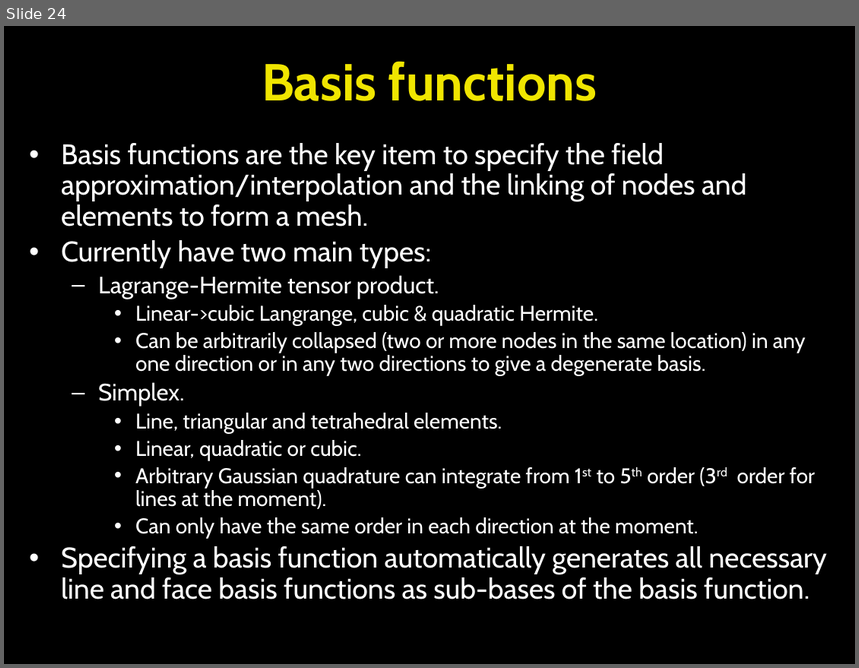
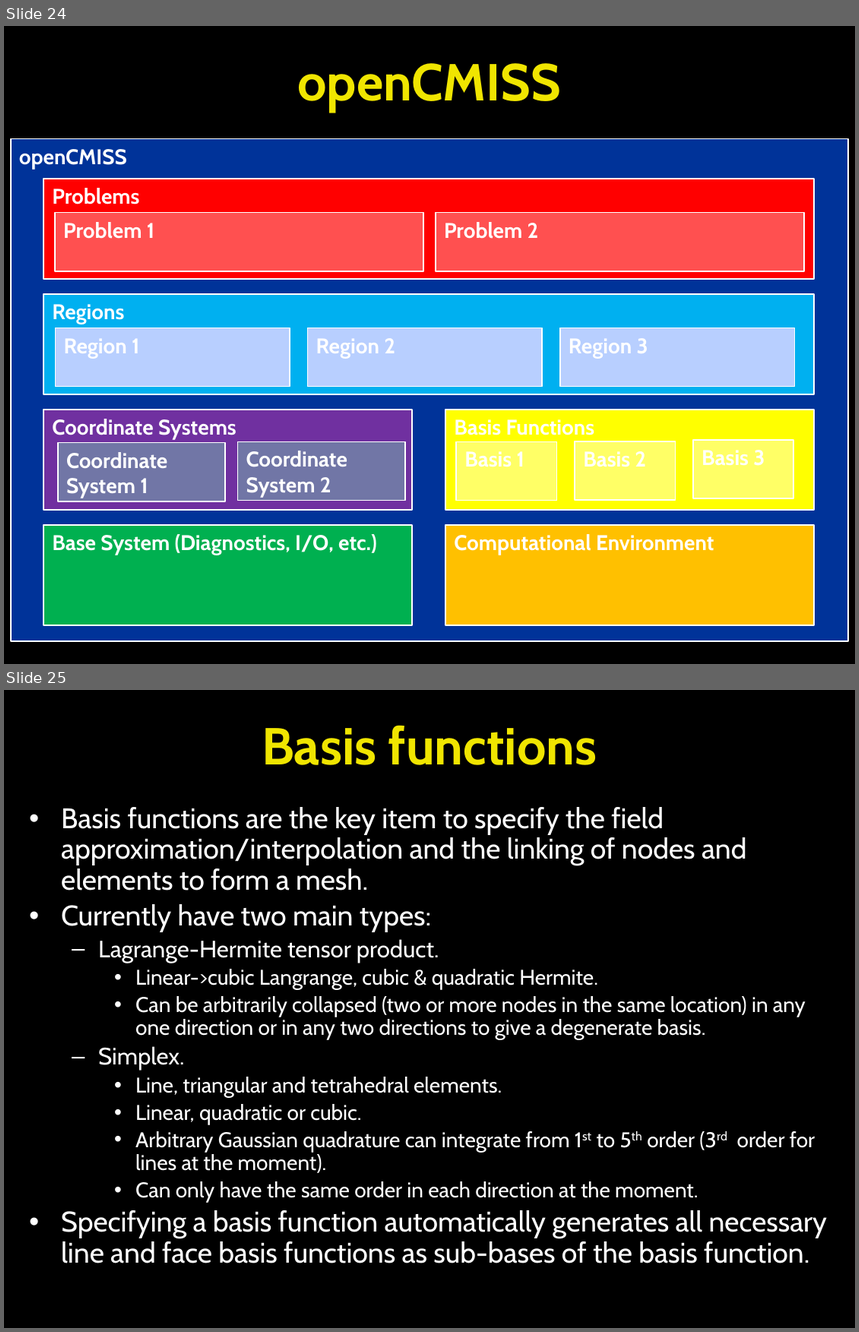
Before and after one commit to OpenCMISS/cm, a slide deck: doc/openCMISS.pptx. Shown one above the other, each under a label of ours: slide 24 before the commit, slides 24 and 25 after it. The pictures are 859x668 and 859x1332 pixels, drawn with LibreOffice and Linux fonts; fonts in the diff are those of the drawing. Boxes give left, top, right and bottom in pixels: in the first picture for what was removed or moved away, otherwise in the second. Text is boxed around its words. In the diff, an @@ line names an element or a change of style, - is before the commit and + after.

Commit message:
Updated openCMISS powerpoint presentation. Changes include: 1. Changes for regions, equations and problems 2. Block diagrams to show type structure 3. Additional slides for activation problems/CellML/FieldML

```diff
--- a/doc/openCMISS.pptx
+++ b/doc/openCMISS.pptx
@@ slide 24 added at <box>4,26,855,664</box>, background #000000 @@
@@ title added at <box>297,63,561,113</box>, 44 pt, text #F0E500, bold @@
+openCMISS
@@ rectangle added at <box>11,139,848,642</box>, fill #003399, outline #FFFFFF 1 pt, 18 pt, text #FFFFFF, bold @@
+openCMISS
@@ rectangle added at <box>44,178,815,279</box>, fill #FF0000, outline #FFFFFF 1 pt, 18 pt, text #FFFFFF, bold @@
+Problems
@@ rectangle added at <box>55,212,424,271</box>, fill #FF5050, outline #FFFFFF 1 pt, 18 pt, text #FFFFFF, bold @@
+Problem 1
@@ rectangle added at <box>436,212,804,271</box>, fill #FF5050, outline #FFFFFF 1 pt, 18 pt, text #FFFFFF, bold @@
+Problem 2
@@ rectangle added at <box>44,294,815,395</box>, fill #00B0F0, outline #FFFFFF 1 pt, 18 pt, text #FFFFFF, bold @@
+Regions
@@ rectangle added at <box>55,328,290,387</box>, fill #B8CFFF, outline #FFFFFF 1 pt, 18 pt, text #FFFFFF, bold @@
+Region 1
@@ rectangle added at <box>308,328,543,387</box>, fill #B8CFFF, outline #FFFFFF 1 pt, 18 pt, text #FFFFFF, bold @@
+Region 2
@@ rectangle added at <box>560,328,794,387</box>, fill #B8CFFF, outline #FFFFFF 1 pt, 18 pt, text #FFFFFF, bold @@
+Region 3
@@ rectangle added at <box>44,410,413,510</box>, fill #7030A0, outline #FFFFFF 1 pt, 18 pt, text #FFFFFF, bold @@
+Coordinate Systems
@@ rectangle added at <box>446,410,814,510</box>, fill #FFFF00, outline #FFFFFF 1 pt, 18 pt, text #FFFFFF, bold @@
+Basis Functions
@@ rectangle added at <box>58,443,225,502</box>, fill #7176A6, outline #FFFFFF 1 pt, 18 pt, text #FFFFFF, bold @@
+Coordinate
+System 1
@@ rectangle added at <box>237,442,405,501</box>, fill #7176A6, outline #FFFFFF 1 pt, 18 pt, text #FFFFFF, bold @@
+Coordinate
+System 2
@@ rectangle added at <box>457,442,557,501</box>, fill #FFFF66, outline #FFFFFF 1 pt, 18 pt, text #FFFFFF, bold @@
+Basis 1
@@ rectangle added at <box>576,442,676,500</box>, fill #FFFF66, outline #FFFFFF 1 pt, 18 pt, text #FFFFFF, bold @@
+Basis 2
@@ rectangle added at <box>693,440,794,499</box>, fill #FFFF66, outline #FFFFFF 1 pt, 18 pt, text #FFFFFF, bold @@
+Basis 3
@@ rectangle added at <box>44,525,413,625</box>, fill #00B050, outline #FFFFFF 1 pt, 18 pt, text #FFFFFF, bold @@
+Base System (Diagnostics, I/O, etc.)
@@ rectangle added at <box>446,525,814,625</box>, fill #FFC000, outline #FFFFFF 1 pt, 18 pt, text #FFFFFF, bold @@
+Computational Environment
@@ what was slide 24 is now slide 25 @@
```
Also in this commit, not shown: 9 slides changed, 21 other slides added.
